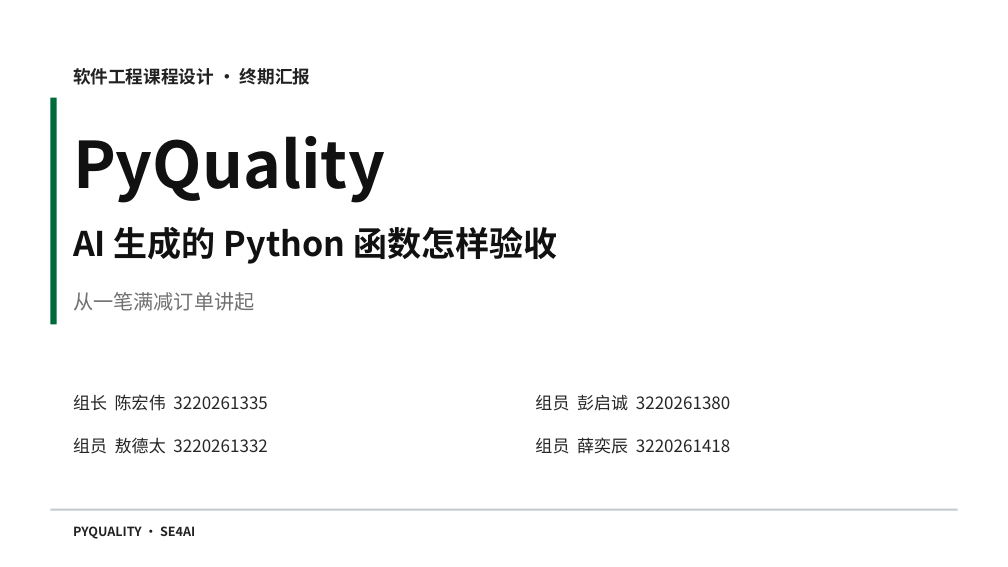
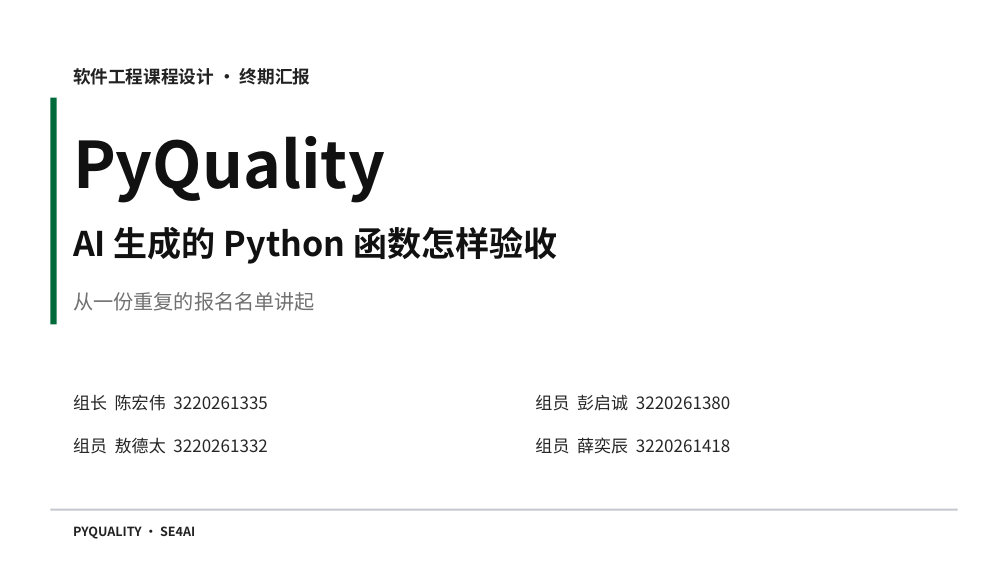
Before and after one commit to aCuttlefish/PyQuality, a slide deck: slide 1 of course-delivery/docs/汇报与实机演示/PyQuality_终期汇报.pptx. Drawn at 1008x567 pixels with LibreOffice and Linux fonts; fonts in the diff are those of the drawing. Boxes give left, top, right and bottom in pixels: in the first picture for what was removed or moved away, otherwise in the second. Text is boxed around its words. In the diff, an @@ line names an element or a change of style, - is before the commit and + after.

```diff
--- a/course-delivery/docs/汇报与实机演示/PyQuality_终期汇报.pptx
+++ b/course-delivery/docs/汇报与实机演示/PyQuality_终期汇报.pptx
@@ text at (73, 292, 315, 311): text changed @@
-从一笔满减订单讲起
+从一份重复的报名名单讲起
```
Also in this commit, not shown: 2 other slides changed, 4 other files.
